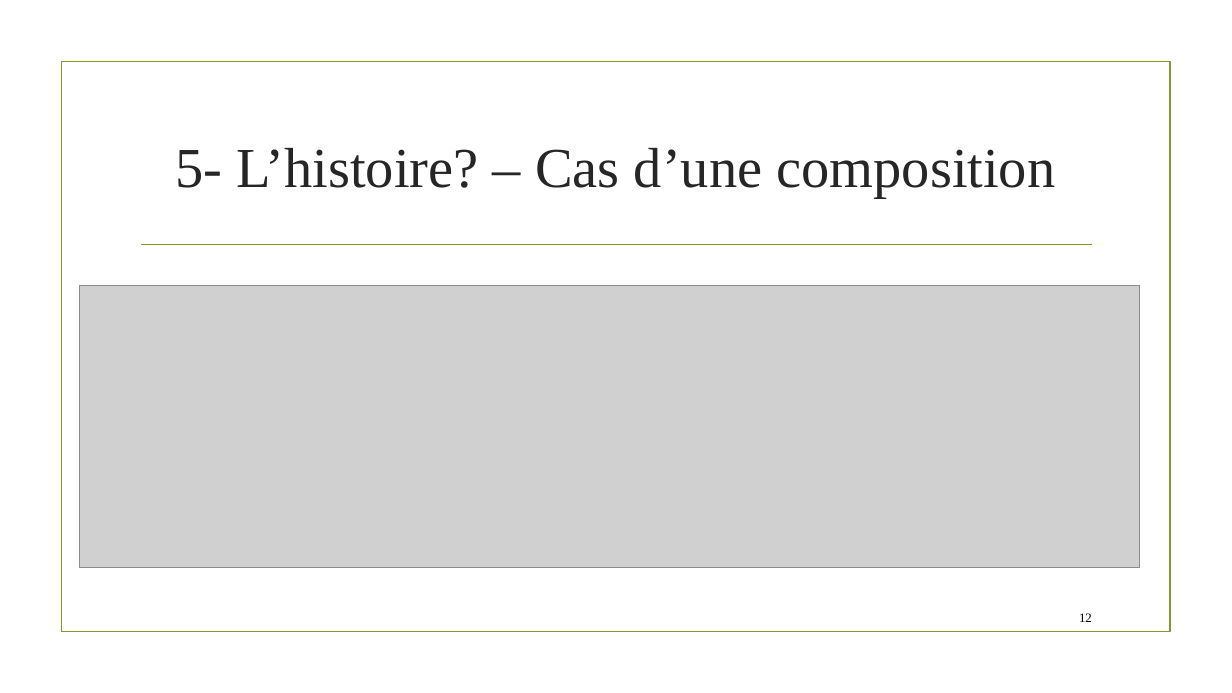
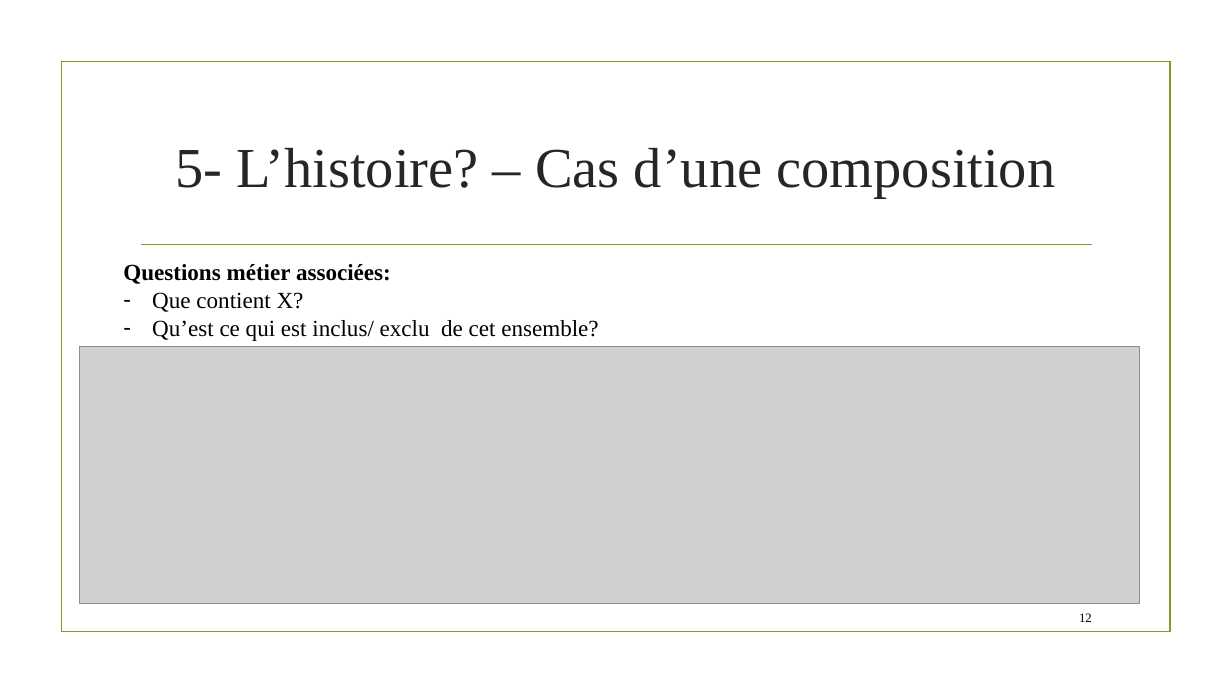
Before and after one commit to ML-for-B-E/Statistique-graphique, a slide deck: slide 12 of Statistique graphique.pptx. Drawn at 1232x693 pixels with LibreOffice and Linux fonts; fonts in the diff are those of the drawing; grey boxes stand for pictures; background and template pictures are left out. Boxes give left, top, right and bottom in pixels: in the first picture for what was removed or moved away, otherwise in the second. Text is boxed around its words. In the diff, an @@ line names an element or a change of style, - is before the commit and + after.

```diff
--- a/Statistique graphique.pptx
+++ b/Statistique graphique.pptx
@@ text added at (123,264,598,341), 18 pt, text #000000 @@
+Questions métier associées:
+– Que contient X?
+– Qu’est ce qui est inclus/ exclu de cet ensemble?
@@ picture: place and size @@
-picture at (79,285,1140,567)
+picture at (79,347,1140,604)
```
Also in this commit, not shown: 11 other slides changed, 2 slides added, 1 slide removed.
